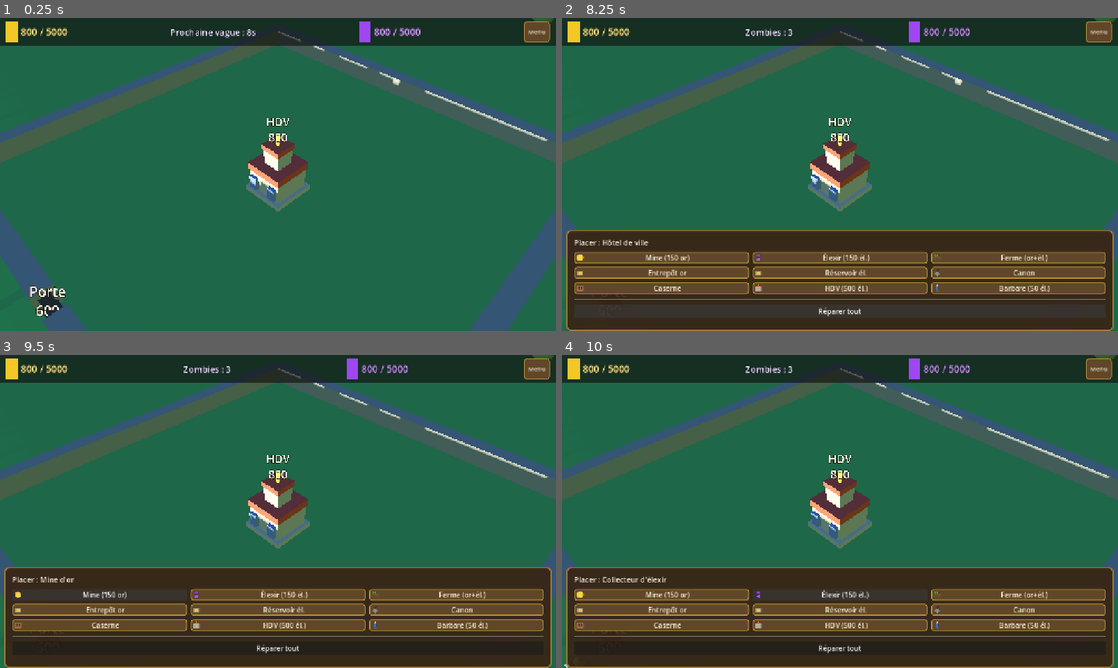
Above: before the commit, frames 1-4 (two rows, left to right).
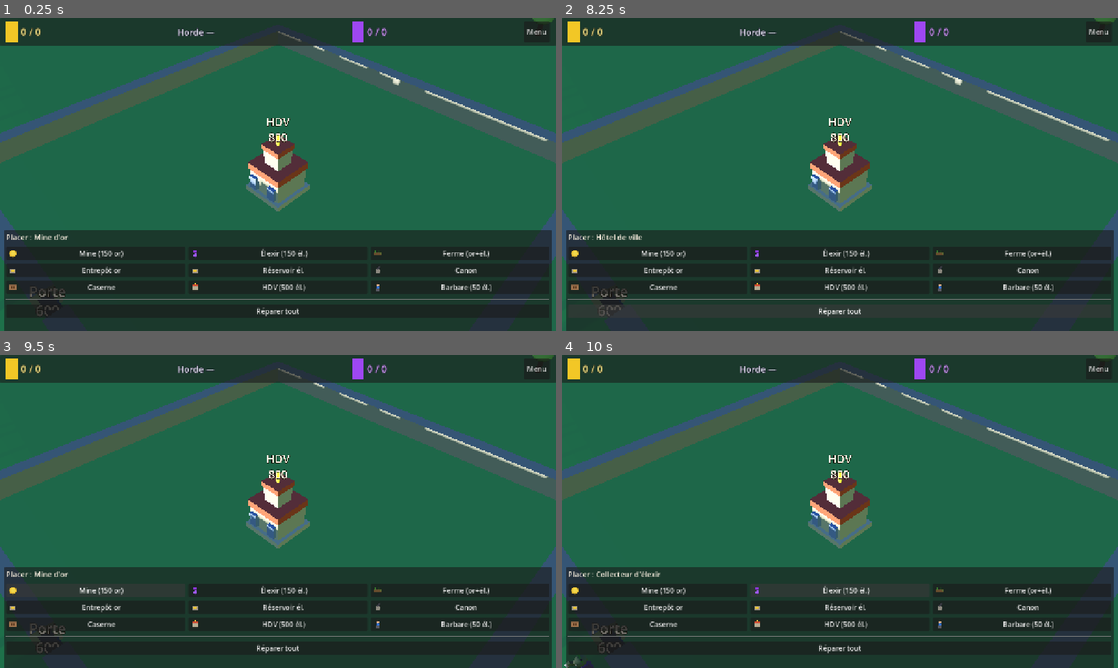
Above: after the commit, the same moments.

Repository: JimmyCousseau/ClashOfZombies
Game: Godot game, scene res://scenes/main.tscn
Same seed, same stepped clock (60 frames per second), same inputs: the game is played once before the commit and once after it.
Inputs:
- Up to frame 1 (0.25 s): no input
- Up to frame 2 (8.25 s): click "Menu" at 0.5 s; click "Mine (150 or)" at 1.25 s; click "Élexir (150 él.)" at 2 s; click "Ferme (or+él.)" at 2.75 s; click "Entrepôt or" at 3.5 s; click "Réservoir él." at 4.25 s; click "Canon" at 5 s; click "Caserne" at 5.75 s; click "HDV (500 él.)" at 6.5 s; click "Barbare (50 él.)" at 7.25 s; click "Réparer tout" at 8 s
- Up to frame 3 (9.5 s): click "Mine (150 or)" at 8.75 s
- Up to frame 4 (10 s): click "Élexir (150 él.)" at 9.5 s

The runs differ from the first frame. In frame 1, 33% of the frame differs, in the area x 0-100%, y 1-100%; in frame 2, 28%; in frame 3, 28%; in frame 4, 28%.
Error after the commit: Parse Error: Identifier "UIStyles" not declared in the current scope. (res://scripts/ui/hud_main.gd:14)

Commit message:
Refactor HUD into modular UI scripts
Split monolithic hud.gd into organized modules:
- ui/hud_main.gd - Main HUD controller
- ui/ui_styles.gd - Style management (reusable static functions)
- ui/resource_display.gd - Resource panel display
- ui/wave_display.gd - Wave counter and status
- ui/building_buttons.gd - Building selection and train button
- ui/game_overlay.gd - Game over overlay

Benefits:
- Each script handles one responsibility
- Easier to maintain and extend
- Better code organization
- Reusable style utilities
- Cleaner separation of concerns

Updated scenes/main.tscn to reference new script locations and attach UI modules as child nodes.

Co-authored-by: Copilot <223556219+Copilot@users.noreply.github.com>

Diff:
--- a/scenes/main.tscn
+++ b/scenes/main.tscn
@@ -3,9 +3,13 @@
 [ext_resource type="Script" uid="uid://bqy3hn8yojs21" path="res://scripts/camera_rig.gd" id="1_cam"]
 [ext_resource type="Script" uid="uid://cnf6oafaid6jt" path="res://scripts/village.gd" id="2_vil"]
 [ext_resource type="Script" uid="uid://bcfawp03hh4pr" path="res://scripts/wave_manager.gd" id="3_wave"]
-[ext_resource type="Script" uid="uid://b85g5h4507k0q" path="res://scripts/hud.gd" id="4_hud"]
+[ext_resource type="Script" uid="uid://ui_hud_main" path="res://scripts/ui/hud_main.gd" id="4_hud"]
 [ext_resource type="Script" uid="uid://dmrld6xqo67wb" path="res://scripts/world_decor.gd" id="5_decor"]
 [ext_resource type="Script" uid="uid://3pyfpdojku7k" path="res://scripts/wall_ring.gd" id="6_wall"]
+[ext_resource type="Script" uid="uid://ui_resource" path="res://scripts/ui/resource_display.gd" id="7_resource"]
+[ext_resource type="Script" uid="uid://ui_wave" path="res://scripts/ui/wave_display.gd" id="8_wave"]
+[ext_resource type="Script" uid="uid://ui_buttons" path="res://scripts/ui/building_buttons.gd" id="9_buttons"]
+[ext_resource type="Script" uid="uid://ui_overlay" path="res://scripts/ui/game_overlay.gd" id="10_overlay"]
 
 [sub_resource type="ProceduralSkyMaterial" id="ProceduralSkyMaterial_1"]
 sky_top_color = Color(0.32, 0.52, 0.92, 1)
@@ -296,3 +300,15 @@
 theme_override_constants/outline_size = 6
 theme_override_font_sizes/font_size = 32
 text = "Défaite"
+
+[node name="ResourceDisplay" type="Node" parent="UI/HUD" unique_id=1111111111]
+script = ExtResource("7_resource")
+
+[node name="WaveDisplay" type="Node" parent="UI/HUD" unique_id=2222222222]
+script = ExtResource("8_wave")
+
+[node name="BuildingButtons" type="Node" parent="UI/HUD/BottomDock/PanelContainer" unique_id=3333333333]
+script = ExtResource("9_buttons")
+
+[node name="GameOverlay" type="Node" parent="UI/HUD" unique_id=4444444444]
+script = ExtResource("10_overlay")
--- a/scripts/hud.gd
+++ /dev/null
@@ -1,249 +0,0 @@
-extends Control
-
-@onready var gold_label: Label = $TopBar/MarginContainer/HBoxContainer/GoldBlock/GoldLabel
-@onready var elixir_label: Label = $TopBar/MarginContainer/HBoxContainer/ElixirBlock/ElixirLabel
-@onready var wave_label: Label = $TopBar/MarginContainer/HBoxContainer/WaveLabel
-@onready var mode_label: Label = $BottomDock/PanelContainer/MarginContainer/VBox/ModeLabel
-@onready var overlay: ColorRect = $GameOverOverlay
-@onready var overlay_label: Label = $GameOverOverlay/Center/Label
-@onready var bottom_panel: PanelContainer = $BottomDock/PanelContainer
-@onready var top_bar: PanelContainer = $TopBar
-@onready var toggle_btn: Button = $TopBar/MarginContainer/HBoxContainer/ToggleBuildBar
-@onready var bottom_dock: Control = $BottomDock
-@onready var repair_btn: Button = $BottomDock/PanelContainer/MarginContainer/VBox/BtnRepairAll
-
-var _mode: VillageBuilding.BuildingType = VillageBuilding.BuildingType.GOLD_MINE
-var _wave_manager: Node3D = null
-var _next_wave_timer: float = 0.0
-
-func _style_top_bar() -> void:
-	var s := StyleBoxFlat.new()
-	s.bg_color = Color(0.06, 0.05, 0.04, 0.62)
-	s.border_color = Color(0.4, 0.32, 0.14, 0.55)
-	s.set_border_width_all(0)
-	s.set_corner_radius_all(0)
-	top_bar.add_theme_stylebox_override("panel", s)
-
-
-func _ready() -> void:
-	_style_top_bar()
-	_style_bottom_panel()
-	_style_toggle_button()
-	toggle_btn.pressed.connect(_on_toggle_build_bar)
-	repair_btn.pressed.connect(_on_btn_repair_all)
-	GameState.wave_started.connect(_on_wave)
-	GameState.game_over.connect(_on_game_over)
-	GameState.resources_changed.connect(_refresh_resources)
-
-
-	_wave_manager = get_tree().get_first_node_in_group("wave_manager")
-	_update_wave_display()
-	var v: VBoxContainer = $BottomDock/PanelContainer/MarginContainer/VBox
-	v.get_node("BuildGrid/BtnGoldMine").pressed.connect(_on_btn_gold_mine)
-	v.get_node("BuildGrid/BtnElixir").pressed.connect(_on_btn_elixir)
-	v.get_node("BuildGrid/BtnFarm").pressed.connect(_on_btn_farm)
-	v.get_node("BuildGrid/BtnGoldStorage").pressed.connect(_on_btn_gold_storage)
-	v.get_node("BuildGrid/BtnElixirStorage").pressed.connect(_on_btn_elixir_storage)
-	v.get_node("BuildGrid/BtnCannon").pressed.connect(_on_btn_cannon)
-	v.get_node("BuildGrid/BtnBarracks").pressed.connect(_on_btn_barracks)
-	v.get_node("BuildGrid/BtnTownHall").pressed.connect(_on_btn_town_hall)
-	v.get_node("BuildGrid/BtnTrain").pressed.connect(_on_btn_train)
-	_apply_button_icons()
-	_refresh_resources()
-	_set_mode(VillageBuilding.BuildingType.GOLD_MINE)
-	overlay.visible = false
-	bottom_dock.visible = false
-
-
-func _style_bottom_panel() -> void:
-	var flat := StyleBoxFlat.new()
-	flat.bg_color = Color(0.22, 0.14, 0.08, 0.92)
-	flat.border_color = Color(0.62, 0.48, 0.22, 1.0)
-	flat.set_border_width_all(3)
-	flat.set_corner_radius_all(10)
-	flat.content_margin_left = 14
-	flat.content_margin_top = 12
-	flat.content_margin_right = 14
-	flat.content_margin_bottom = 12
-	bottom_panel.add_theme_stylebox_override("panel", flat)
-	var btn_flat := StyleBoxFlat.new()
-	btn_flat.bg_color = Color(0.38, 0.28, 0.16, 1.0)
-	btn_flat.border_color = Color(0.75, 0.58, 0.22, 1.0)
-	btn_flat.set_border_width_all(2)
-	btn_flat.set_corner_radius_all(6)
-	var grid: GridContainer = $BottomDock/PanelContainer/MarginContainer/VBox/BuildGrid
-	for c in grid.get_children():
-		if c is Button:
-			var b := c as Button
-			b.add_theme_stylebox_override("normal", btn_flat)
-			b.add_theme_color_override("font_color", Color(0.98, 0.94, 0.86))
-
-
-func _style_toggle_button() -> void:
-	var btn_flat := StyleBoxFlat.new()
-	btn_flat.bg_color = Color(0.38, 0.28, 0.16, 1.0)
-	btn_flat.border_color = Color(0.75, 0.58, 0.22, 1.0)
-	btn_flat.set_border_width_all(2)
-	btn_flat.set_corner_radius_all(6)
-	toggle_btn.add_theme_stylebox_override("normal", btn_flat)
-	toggle_btn.add_theme_color_override("font_color", Color(0.98, 0.94, 0.86))
-	toggle_btn.add_theme_font_size_override("font_size", 14)
-
-
-func _apply_button_icons() -> void:
-	var v: VBoxContainer = $BottomDock/PanelContainer/MarginContainer/VBox
-	var grid: GridContainer = v.get_node("BuildGrid")
-
-	var buttons: Dictionary = {
-		"BtnGoldMine": IconGenerator.create_gold_icon(),
-		"BtnElixir": IconGenerator.create_elixir_icon(),
-		"BtnFarm": IconGenerator.create_farm_icon(),
-		"BtnGoldStorage": IconGenerator.create_storage_icon(),
-		"BtnElixirStorage": IconGenerator.create_storage_icon(),
-		"BtnCannon": IconGenerator.create_cannon_icon(),
-		"BtnBarracks": IconGenerator.create_barracks_icon(),
-		"BtnTownHall": IconGenerator.create_town_hall_icon(),
-		"BtnTrain": IconGenerator.create_barbarian_icon(),
-	}
-
-	for btn_name: String in buttons:
-		var btn: Button = grid.get_node(btn_name)
-		btn.icon = buttons[btn_name]
-		btn.icon_alignment = HORIZONTAL_ALIGNMENT_LEFT
-		btn.expand_icon = true
-
-
-func _refresh_resources() -> void:
-	gold_label.text = "%d / %d" % [GameState.gold, GameState.gold_max]
-	elixir_label.text = "%d / %d" % [GameState.elixir, GameState.elixir_max]
-
-
-func _process(delta: float) -> void:
-	if not GameState.is_paused:
-		_update_wave_display()
-
-
-func _update_wave_display() -> void:
-	var enemies: int = GameState.enemies_alive
-	if enemies <= 0:
-		if _wave_manager and _wave_manager.has_method("get_time_to_next"):
-			var time_to_next: float = _wave_manager.call("get_time_to_next")
-			if time_to_next > 0:
-				var sec: int = int(ceil(time_to_next))
-				wave_label.text = "Prochaine vague : %ds" % sec
-			else:
-				wave_label.text = "Vague complétée"
-		else:
-			wave_label.text = "Vague complétée"
-	else:
-		wave_label.text = "Zombies : %d" % enemies
-
-
-func _on_wave(idx: int) -> void:
-	wave_label.text = "Horde %d - Zombies : %d" % [idx, GameState.enemies_alive]
-
-
-func _on_game_over() -> void:
-	overlay.visible = true
-	overlay_label.text = "Village détruit !"
-
-
-func _set_mode(t: VillageBuilding.BuildingType) -> void:
-	_mode = t
-	var village: Node3D = get_tree().get_first_node_in_group("village") as Node3D
-	if village and village.has_method("set_build_mode"):
-		village.set_build_mode(t)
-	mode_label.text = "Placer : %s" % _mode_name(t)
-
-
-func _mode_name(t: VillageBuilding.BuildingType) -> String:
-	match t:
-		VillageBuilding.BuildingType.GOLD_MINE:
-			return "Mine d'or"
-		VillageBuilding.BuildingType.ELIXIR_COLLECTOR:
-			return "Collecteur d'élexir"
-		VillageBuilding.BuildingType.CANNON:
-			return "Canon"
-		VillageBuilding.BuildingType.BARRACKS:
-			return "Caserne"
-		VillageBuilding.BuildingType.TOWN_HALL:
-			return "Hôtel de ville"
-		VillageBuilding.BuildingType.GOLD_STORAGE:
-			return "Entrepôt d'or (+cap.)"
-		VillageBuilding.BuildingType.ELIXIR_STORAGE:
-			return "Réservoir d'élexir (+cap.)"
-		VillageBuilding.BuildingType.FARM:
-			return "Ferme (or + élexir)"
-	return "?"
-
-
-func _on_btn_gold_mine() -> void:
-	_set_mode(VillageBuilding.BuildingType.GOLD_MINE)
-
-
-func _on_btn_elixir() -> void:
-	_set_mode(VillageBuilding.BuildingType.ELIXIR_COLLECTOR)
-
-
-func _on_btn_farm() -> void:
-	_set_mode(VillageBuilding.BuildingType.FARM)
-
-
-func _on_btn_gold_storage() -> void:
-	_set_mode(VillageBuilding.BuildingType.GOLD_STORAGE)
-
-
-func _on_btn_elixir_storage() -> void:
-	_set_mode(VillageBuilding.BuildingType.ELIXIR_STORAGE)
-
-
-func _on_btn_cannon() -> void:
-	_set_mode(VillageBuilding.BuildingType.CANNON)
-
-
-func _on_btn_barracks() -> void:
-	_set_mode(VillageBuilding.BuildingType.BARRACKS)
-
-
-func _on_btn_town_hall() -> void:
-	_set_mode(VillageBuilding.BuildingType.TOWN_HALL)
-
-
-func _on_btn_train() -> void:
-	if not GameState.spend(GameState.TRAIN_BARBARIAN_COST):
-		return
-	var village: Node3D = get_tree().get_first_node_in_group("village") as Node3D
-	if village == null:
-		GameState.add_resources(0, GameState.TRAIN_BARBARIAN_COST.get("elixir", 0))
-		return
-	var barracks: VillageBuilding = null
-	for c in village.get_children():
-		var b := c as VillageBuilding
-		if b and is_instance_valid(b) and b.building_type == VillageBuilding.BuildingType.BARRACKS:
-			barracks = b
-			break
-	if barracks == null:
-		GameState.add_resources(0, GameState.TRAIN_BARBARIAN_COST.get("elixir", 0))
-		return
-	var allies: Node3D = get_tree().get_first_node_in_group("ally_units") as Node3D
-	if allies == null:
-		return
-	var u: Barbarian = preload("res://scenes/barbarian.tscn").instantiate()
-	u.allegiance = Unit.Allegiance.PLAYER
-	u.hp = 100
-	u.max_hp = 100
-	u.move_speed = 5.0
-	var offset: Vector3 = Vector3(randf_range(-2.0, 2.0), 0, randf_range(-2.0, 2.0))
-	u.global_position = barracks.global_position + offset
-	allies.add_child(u)
-	_set_mode(VillageBuilding.BuildingType.GOLD_MINE)
-
-
-func _on_toggle_build_bar() -> void:
-	bottom_dock.visible = not bottom_dock.visible
-
-
-func _on_btn_repair_all() -> void:
-	var village: Node3D = get_tree().get_first_node_in_group("village") as Node3D
-	if village and village.has_method("repair_all"):
-		village.repair_all()
--- /dev/null
+++ b/scripts/ui/building_buttons.gd
@@ -0,0 +1,111 @@
+extends Node
+## Gère les boutons de construction et entraînement
+
+@onready var mode_label: Label = $"../MarginContainer/VBox/ModeLabel"
+@onready var build_grid: GridContainer = $"../MarginContainer/VBox/BuildGrid"
+
+var _current_mode: VillageBuilding.BuildingType = VillageBuilding.BuildingType.GOLD_MINE
+
+
+func _ready() -> void:
+	build_grid.get_node("BtnGoldMine").pressed.connect(func(): _set_build_mode(VillageBuilding.BuildingType.GOLD_MINE))
+	build_grid.get_node("BtnElixir").pressed.connect(func(): _set_build_mode(VillageBuilding.BuildingType.ELIXIR_COLLECTOR))
+	build_grid.get_node("BtnFarm").pressed.connect(func(): _set_build_mode(VillageBuilding.BuildingType.FARM))
+	build_grid.get_node("BtnGoldStorage").pressed.connect(func(): _set_build_mode(VillageBuilding.BuildingType.GOLD_STORAGE))
+	build_grid.get_node("BtnElixirStorage").pressed.connect(func(): _set_build_mode(VillageBuilding.BuildingType.ELIXIR_STORAGE))
+	build_grid.get_node("BtnCannon").pressed.connect(func(): _set_build_mode(VillageBuilding.BuildingType.CANNON))
+	build_grid.get_node("BtnBarracks").pressed.connect(func(): _set_build_mode(VillageBuilding.BuildingType.BARRACKS))
+	build_grid.get_node("BtnTownHall").pressed.connect(func(): _set_build_mode(VillageBuilding.BuildingType.TOWN_HALL))
+	build_grid.get_node("BtnTrain").pressed.connect(_on_btn_train)
+
+	_apply_button_icons()
+	_set_build_mode(VillageBuilding.BuildingType.GOLD_MINE)
+
+
+func _set_build_mode(building_type: VillageBuilding.BuildingType) -> void:
+	_current_mode = building_type
+	var village: Node3D = get_tree().get_first_node_in_group("village") as Node3D
+	if village and village.has_method("set_build_mode"):
+		village.set_build_mode(building_type)
+	mode_label.text = "Placer : %s" % _get_building_name(building_type)
+
+
+func _get_building_name(building_type: VillageBuilding.BuildingType) -> String:
+	match building_type:
+		VillageBuilding.BuildingType.GOLD_MINE:
+			return "Mine d'or"
+		VillageBuilding.BuildingType.ELIXIR_COLLECTOR:
+			return "Collecteur d'élexir"
+		VillageBuilding.BuildingType.CANNON:
+			return "Canon"
+		VillageBuilding.BuildingType.BARRACKS:
+			return "Caserne"
+		VillageBuilding.BuildingType.TOWN_HALL:
+			return "Hôtel de ville"
+		VillageBuilding.BuildingType.GOLD_STORAGE:
+			return "Entrepôt d'or (+cap.)"
+		VillageBuilding.BuildingType.ELIXIR_STORAGE:
+			return "Réservoir d'élexir (+cap.)"
+		VillageBuilding.BuildingType.FARM:
+			return "Ferme (or + élexir)"
+	return "?"
+
+
+func _apply_button_icons() -> void:
+	var buttons: Dictionary = {
+		"BtnGoldMine": IconGenerator.create_gold_icon(),
+		"BtnElixir": IconGenerator.create_elixir_icon(),
+		"BtnFarm": IconGenerator.create_farm_icon(),
+		"BtnGoldStorage": IconGenerator.create_storage_icon(),
+		"BtnElixirStorage": IconGenerator.create_storage_icon(),
+		"BtnCannon": IconGenerator.create_cannon_icon(),
+		"BtnBarracks": IconGenerator.create_barracks_icon(),
+		"BtnTownHall": IconGenerator.create_town_hall_icon(),
+		"BtnTrain": IconGenerator.create_barbarian_icon(),
+	}
+
+	for btn_name: String in buttons:
+		var btn: Button = build_grid.get_node(btn_name)
+		btn.icon = buttons[btn_name]
+		btn.icon_alignment = HORIZONTAL_ALIGNMENT_LEFT
+		btn.expand_icon = true
+
+
+func _on_btn_train() -> void:
+	if not GameState.spend(GameState.TRAIN_BARBARIAN_COST):
+		return
+
+	var village: Node3D = get_tree().get_first_node_in_group("village") as Node3D
+	if village == null:
+		GameState.add_resources(0, GameState.TRAIN_BARBARIAN_COST.get("elixir", 0))
+		return
+
+	var barracks: VillageBuilding = null
+	for c in village.get_children():
+		var b := c as VillageBuilding
+		if b and is_instance_valid(b) and b.building_type == VillageBuilding.BuildingType.BARRACKS:
+			barracks = b
+			break
+
+	if barracks == null:
+		GameState.add_resources(0, GameState.TRAIN_BARBARIAN_COST.get("elixir", 0))
+		return
+
+	var allies: Node3D = get_tree().get_first_node_in_group("ally_units") as Node3D
+	if allies == null:
+		return
+
+	var u: Barbarian = preload("res://scenes/barbarian.tscn").instantiate()
+	u.allegiance = Unit.Allegiance.PLAYER
+	u.hp = 100
+	u.max_hp = 100
+	u.move_speed = 5.0
+	var offset: Vector3 = Vector3(randf_range(-2.0, 2.0), 0, randf_range(-2.0, 2.0))
+	u.global_position = barracks.global_position + offset
+	allies.add_child(u)
+
+	_set_build_mode(VillageBuilding.BuildingType.GOLD_MINE)
+
+
+func get_current_mode() -> VillageBuilding.BuildingType:
+	return _current_mode
--- /dev/null
+++ b/scripts/ui/game_overlay.gd
@@ -0,0 +1,15 @@
+extends Node
+## Gère l'écran de game over
+
+@onready var overlay: ColorRect = $"../GameOverOverlay"
+@onready var overlay_label: Label = $"../GameOverOverlay/Center/Label"
+
+
+func _ready() -> void:
+	GameState.game_over.connect(_on_game_over)
+	overlay.visible = false
+
+
+func _on_game_over() -> void:
+	overlay.visible = true
+	overlay_label.text = "Village détruit !"
--- /dev/null
+++ b/scripts/ui/hud_main.gd
@@ -0,0 +1,33 @@
+extends Control
+## Script principal HUD - orchestre tous les composants UI
+
+@onready var bottom_panel: PanelContainer = $BottomDock/PanelContainer
+@onready var top_bar: PanelContainer = $TopBar
+@onready var toggle_btn: Button = $TopBar/MarginContainer/HBoxContainer/ToggleBuildBar
+@onready var bottom_dock: Control = $BottomDock
+@onready var repair_btn: Button = $BottomDock/PanelContainer/MarginContainer/VBox/BtnRepairAll
+@onready var build_grid: GridContainer = $BottomDock/PanelContainer/MarginContainer/VBox/BuildGrid
+
+
+func _ready() -> void:
+	# Style l'UI
+	UIStyles.style_top_bar(top_bar)
+	UIStyles.style_bottom_panel(bottom_panel, build_grid)
+	UIStyles.style_button(toggle_btn)
+
+	# Connecte les boutons d'action
+	toggle_btn.pressed.connect(_on_toggle_build_bar)
+	repair_btn.pressed.connect(_on_btn_repair_all)
+
+	# Cache l'UI au démarrage
+	bottom_dock.visible = false
+
+
+func _on_toggle_build_bar() -> void:
+	bottom_dock.visible = not bottom_dock.visible
+
+
+func _on_btn_repair_all() -> void:
+	var village: Node3D = get_tree().get_first_node_in_group("village") as Node3D
+	if village and village.has_method("repair_all"):
+		village.repair_all()
--- /dev/null
+++ b/scripts/ui/resource_display.gd
@@ -0,0 +1,19 @@
+extends Node
+## Gère l'affichage des ressources
+
+@onready var gold_label: Label = $"../../TopBar/MarginContainer/HBoxContainer/GoldBlock/GoldLabel"
+@onready var elixir_label: Label = $"../../TopBar/MarginContainer/HBoxContainer/ElixirBlock/ElixirLabel"
+
+
+func _ready() -> void:
+	GameState.resources_changed.connect(_on_resources_changed)
+	_refresh_resources()
+
+
+func _refresh_resources() -> void:
+	gold_label.text = "%d / %d" % [GameState.gold, GameState.gold_max]
+	elixir_label.text = "%d / %d" % [GameState.elixir, GameState.elixir_max]
+
+
+func _on_resources_changed() -> void:
+	_refresh_resources()
--- /dev/null
+++ b/scripts/ui/ui_styles.gd
@@ -0,0 +1,46 @@
+extends Node
+## Gère les styles visuels de l'UI
+
+static func style_top_bar(top_bar: PanelContainer) -> void:
+	var s := StyleBoxFlat.new()
+	s.bg_color = Color(0.06, 0.05, 0.04, 0.62)
+	s.border_color = Color(0.4, 0.32, 0.14, 0.55)
+	s.set_border_width_all(0)
+	s.set_corner_radius_all(0)
+	top_bar.add_theme_stylebox_override("panel", s)
+
+
+static func style_bottom_panel(bottom_panel: PanelContainer, grid: GridContainer) -> void:
+	var flat := StyleBoxFlat.new()
+	flat.bg_color = Color(0.22, 0.14, 0.08, 0.92)
+	flat.border_color = Color(0.62, 0.48, 0.22, 1.0)
+	flat.set_border_width_all(3)
+	flat.set_corner_radius_all(10)
+	flat.content_margin_left = 14
+	flat.content_margin_top = 12
+	flat.content_margin_right = 14
+	flat.content_margin_bottom = 12
+	bottom_panel.add_theme_stylebox_override("panel", flat)
+
+	var btn_flat := StyleBoxFlat.new()
+	btn_flat.bg_color = Color(0.38, 0.28, 0.16, 1.0)
+	btn_flat.border_color = Color(0.75, 0.58, 0.22, 1.0)
+	btn_flat.set_border_width_all(2)
+	btn_flat.set_corner_radius_all(6)
+
+	for c in grid.get_children():
+		if c is Button:
+			var b := c as Button
+			b.add_theme_stylebox_override("normal", btn_flat)
+			b.add_theme_color_override("font_color", Color(0.98, 0.94, 0.86))
+
+
+static func style_button(button: Button) -> void:
+	var btn_flat := StyleBoxFlat.new()
+	btn_flat.bg_color = Color(0.38, 0.28, 0.16, 1.0)
+	btn_flat.border_color = Color(0.75, 0.58, 0.22, 1.0)
+	btn_flat.set_border_width_all(2)
+	btn_flat.set_corner_radius_all(6)
+	button.add_theme_stylebox_override("normal", btn_flat)
+	button.add_theme_color_override("font_color", Color(0.98, 0.94, 0.86))
+	button.add_theme_font_size_override("font_size", 14)
--- /dev/null
+++ b/scripts/ui/wave_display.gd
@@ -0,0 +1,37 @@
+extends Node
+## Gère l'affichage des vagues
+
+@onready var wave_label: Label = $"../../TopBar/MarginContainer/HBoxContainer/WaveLabel"
+
+var _wave_manager: Node3D = null
+
+
+func _ready() -> void:
+	_wave_manager = get_tree().get_first_node_in_group("wave_manager")
+	GameState.wave_started.connect(_on_wave_started)
+	_update_wave_display()
+
+
+func _process(delta: float) -> void:
+	if not GameState.is_paused:
+		_update_wave_display()
+
+
+func _update_wave_display() -> void:
+	var enemies: int = GameState.enemies_alive
+	if enemies <= 0:
+		if _wave_manager and _wave_manager.has_method("get_time_to_next"):
+			var time_to_next: float = _wave_manager.call("get_time_to_next")
+			if time_to_next > 0:
+				var sec: int = int(ceil(time_to_next))
+				wave_label.text = "Prochaine vague : %ds" % sec
+			else:
+				wave_label.text = "Vague complétée"
+		else:
+			wave_label.text = "Vague complétée"
+	else:
+		wave_label.text = "Zombies : %d" % enemies
+
+
+func _on_wave_started(idx: int) -> void:
+	wave_label.text = "Horde %d - Zombies : %d" % [idx, GameState.enemies_alive]
